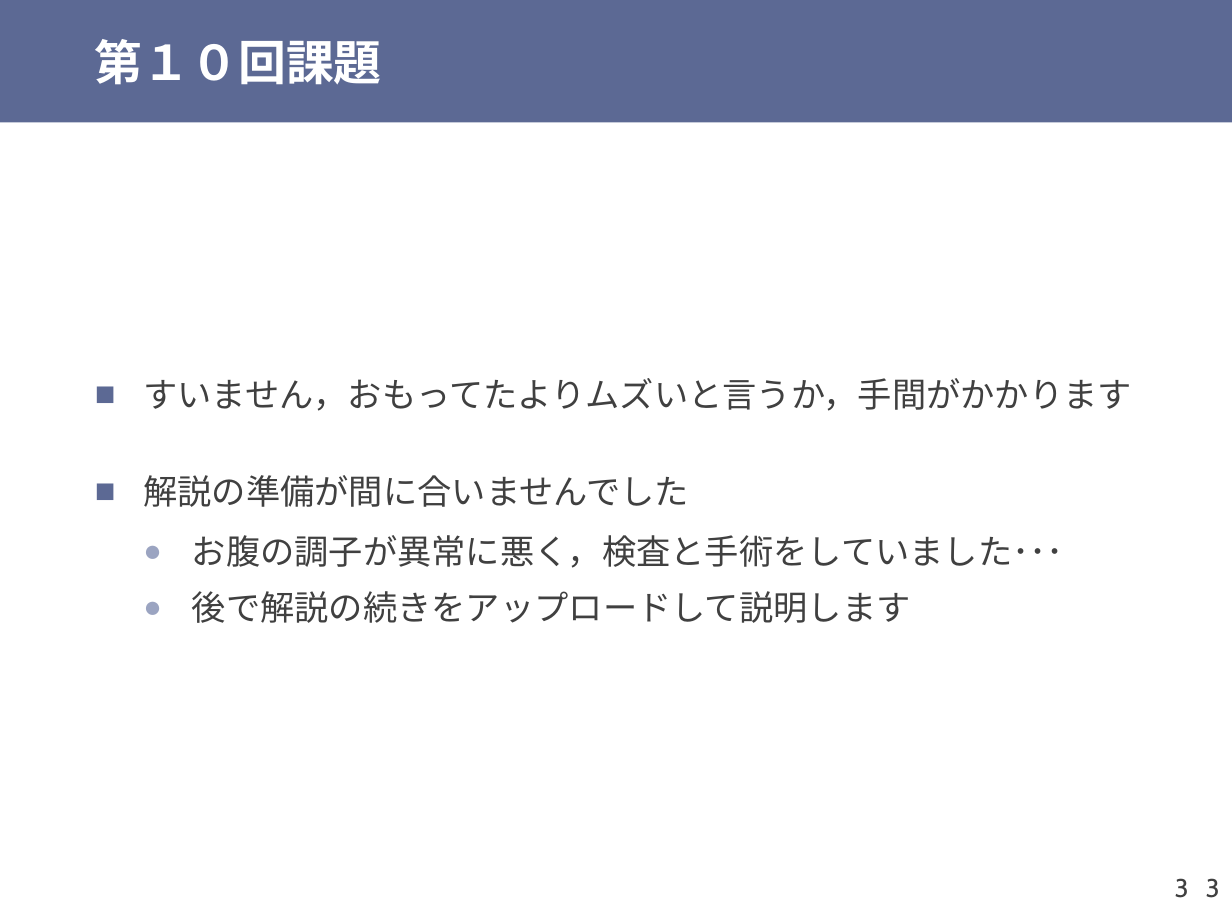
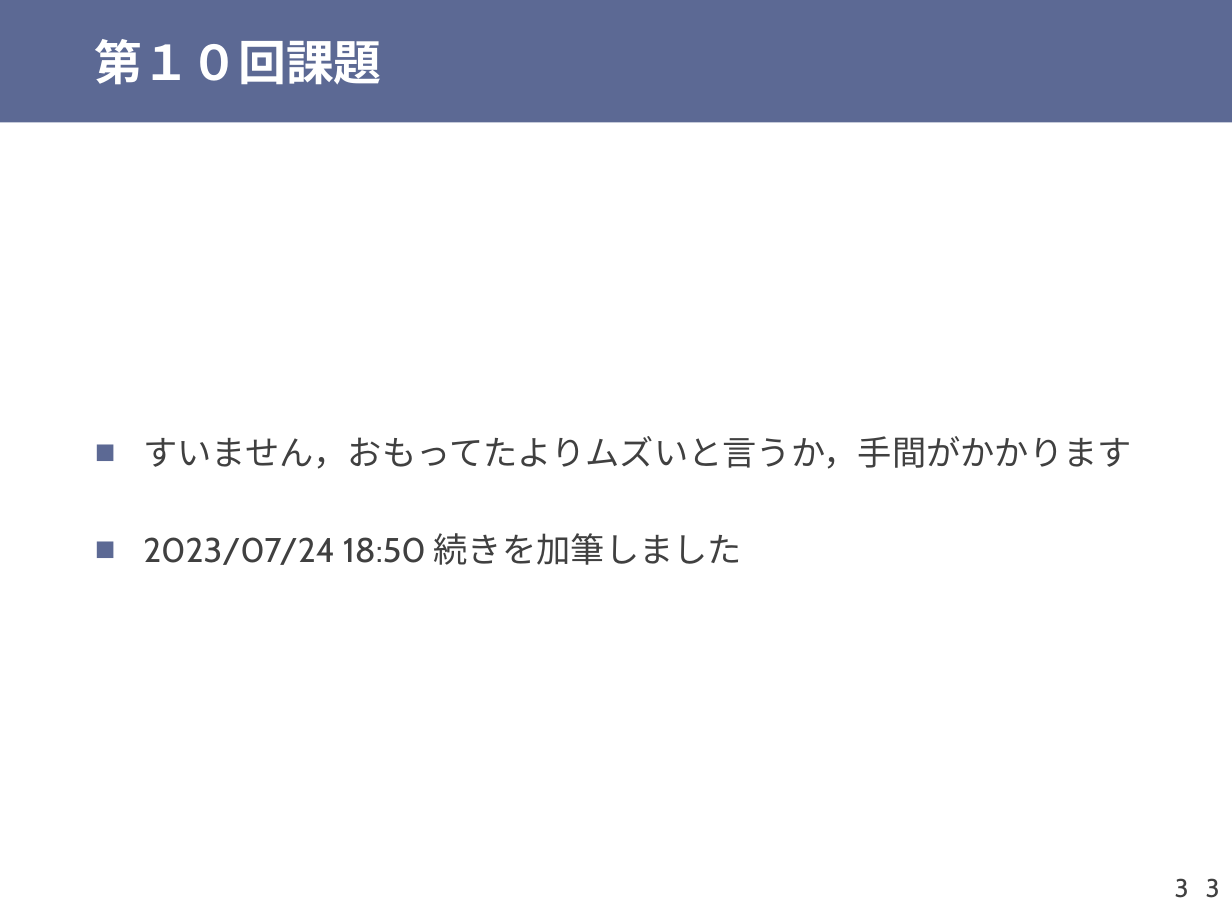
Before and after one commit to shioyadan/otya-computer-architecture-i, a slide deck: slide 3 of cai-shioya-11.pptx. Drawn at 1232x924 pixels with LibreOffice and Linux fonts; fonts in the diff are those of the drawing. Boxes give left, top, right and bottom in pixels: in the first picture for what was removed or moved away, otherwise in the second. Text is boxed around its words. In the diff, an @@ line names an element or a change of style, - is before the commit and + after.

Commit message:
9,10,11回目講義資料を加筆修正

```diff
--- a/cai-shioya-11.pptx
+++ b/cai-shioya-11.pptx
@@ text at [143, 533, 742, 565]: text changed @@
-■ 解説の準備が間に合いませんでした
-  ● お腹の調子が異常に悪く，検査と手術をしていました･･･
-  ● 後で解説の続きをアップロードして説明します
+■ 2023/07/24 18:50 続きを加筆しました
```
Also in this commit, not shown: 7 other slides changed, 7 slides added, 6 other files.
